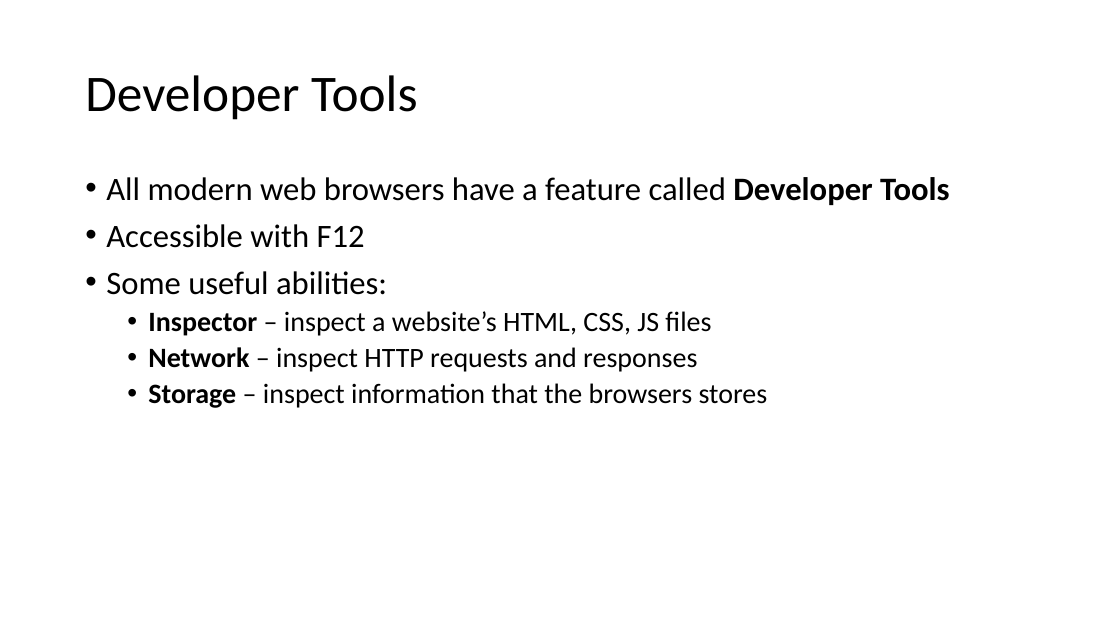
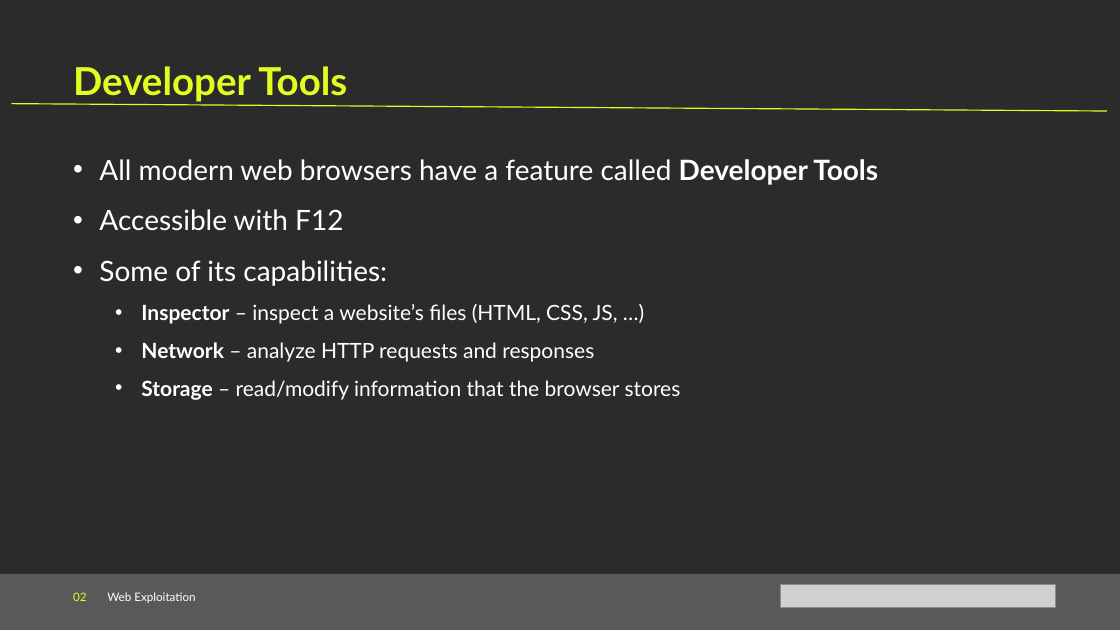
Before and after one commit to Cyanivde/technion-ctf, a slide deck: slide 9 of files/web-exploitation.pptx (slide 8 before the commit). Drawn at 1120x630 pixels with LibreOffice and Linux fonts; fonts in the diff are those of the drawing; grey boxes stand for pictures; background and template pictures are left out; a plain dark background stands for a picture behind light text. Boxes give left, top, right and bottom in pixels: in the first picture for what was removed or moved away, otherwise in the second. Text is boxed around its words. In the diff, an @@ line names an element or a change of style, - is before the commit and + after.

```diff
--- a/files/web-exploitation.pptx
+++ b/files/web-exploitation.pptx
@@ background #FFFFFF to picture (left out) @@
@@ text "Developer Tools": place and size @@
-text "Developer Tools" at <box>85,75,417,120</box>
+text "Developer Tools" at <box>73,66,347,102</box>
@@ text "Developer Tools" at <box>73,66,347,102</box>: size 44 to 33 pt, font Calibri to Lato, text colour #000000 to #E2FE21, bold on; line spacing 0.9 to 1; vertical alignment middle to top @@
@@ line added from (12, 103) to (1107, 111), #E2FE21 1 pt @@
@@ text "All modern web browsers have ...": place and size @@
-text "All modern web browsers have ..." at <box>106,177,949,408</box>
+text "All modern web browsers have ..." at <box>99,159,878,400</box>
@@ text at <box>99,159,878,231</box>: size 28 to 24 pt, font Calibri to Lato, text colour #000000 to #FFFFFF in "All modern web browsers have a feature ...", "Accessible with F12"; indent changed; line spacing 0.9 to 1.5; less space between paragraphs @@
@@ text at <box>99,260,681,400</box>: text changed; size 24 to 18 pt; font Calibri to Lato; text colour #000000 to #FFFFFF @@
-• Some useful abilities:
-  • Inspector – inspect a website’s HTML, CSS, JS files
-  • Network – inspect HTTP requests and responses
-  • Storage – inspect information that the browsers stores
+• Some of its capabilities:
+  • Inspector – inspect a website’s files (HTML, CSS, JS, …)
+  • Network – analyze HTTP requests and responses
+  • Storage – read/modify information that the browser stores
@@ rectangle added at <box>0,574,1120,630</box>, fill #595959 @@
@@ text added at <box>73,592,195,603</box>, 10 pt, text #FFFFFF @@
+02 Web Exploitation
@@ picture added at <box>781,585,1055,607</box> @@
```
Also in this commit, not shown: 11 other slides changed, 2 slides added, 1 slide removed, 2 other files.
